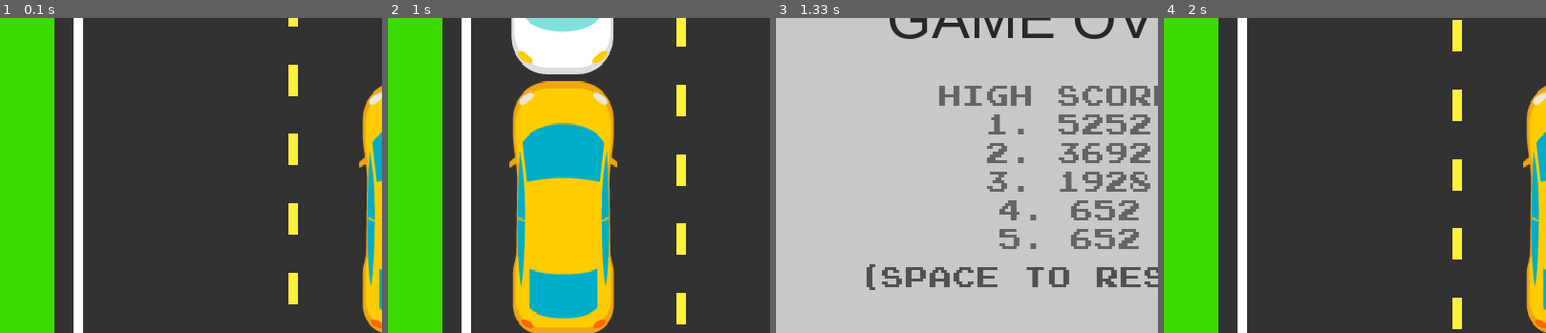
Above: before the commit, frames 1-4 (left to right).
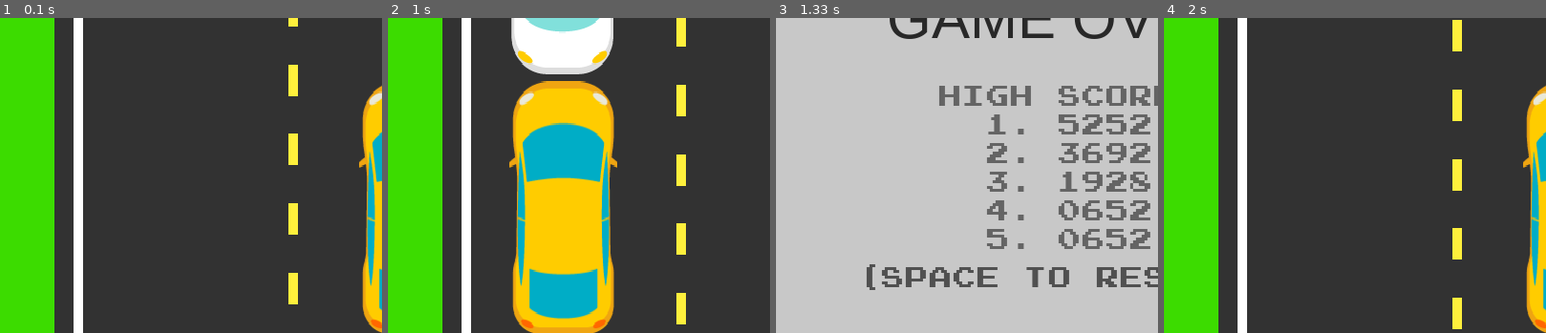
Above: after the commit, the same moments.

Repository: abidurrahman11/Pygame-Racing-Car
Game: pygame game, started from cargame.py
The game is run twice, just before and just after one commit, with the same random seed, the same clock (stepped at 60 frames per second) and the same inputs.
Inputs:
- Up to frame 1 (0.1 s): no input
- Up to frame 2 (1 s): tap A at 0.33 s; tap Space at 0.67 s
- Up to frame 3 (1.33 s): tap Space at 1 s
- Up to frame 4 (2 s): tap Space at 1.33, 1.67 s
The pictures show only the part of the screen within x 12-62%, y 50-100%; the shares and areas given below are measured in that part.

Frames 1-2 are identical in both runs. In frame 3, 2.4% of the frame differs, in the area x 55-98%, y 57-74%; in frame 4, nothing differs.

Commit message:
Added function for padding scores and adjusted width value for Final score alignment

Diff:
--- a/cargame.py
+++ b/cargame.py
@@ -351,6 +351,9 @@
             if len(self.scores) > 5:
                 self.scores = self.scores[:5]
 
+            #formatting the scores
+            self.scores = self.pad_scores(self.scores)
+
             # Rewrites the high_scores file with the updated high scores
             with open("high_scores.txt", "w") as hs_file:
                 hs_file.write(" ".join([str(i) for i in self.scores]))
@@ -435,6 +438,19 @@
 
         self.SCREEN.blit(img, (x, y))
 
+    # padding zeroes for high scores to have same digits for alignment
+    @staticmethod
+    def pad_scores(scores):
+        """
+        :param: scores : high scores in descending order
+        :type: list
+
+        :return: high scores in padded format
+        :type: list
+        """
+        length_of_highest_score = len(str(scores[0]))
+        scores_padded = [str(score).zfill(length_of_highest_score) for score in scores]
+        return scores_padded
 
 if __name__ == "__main__":
 
